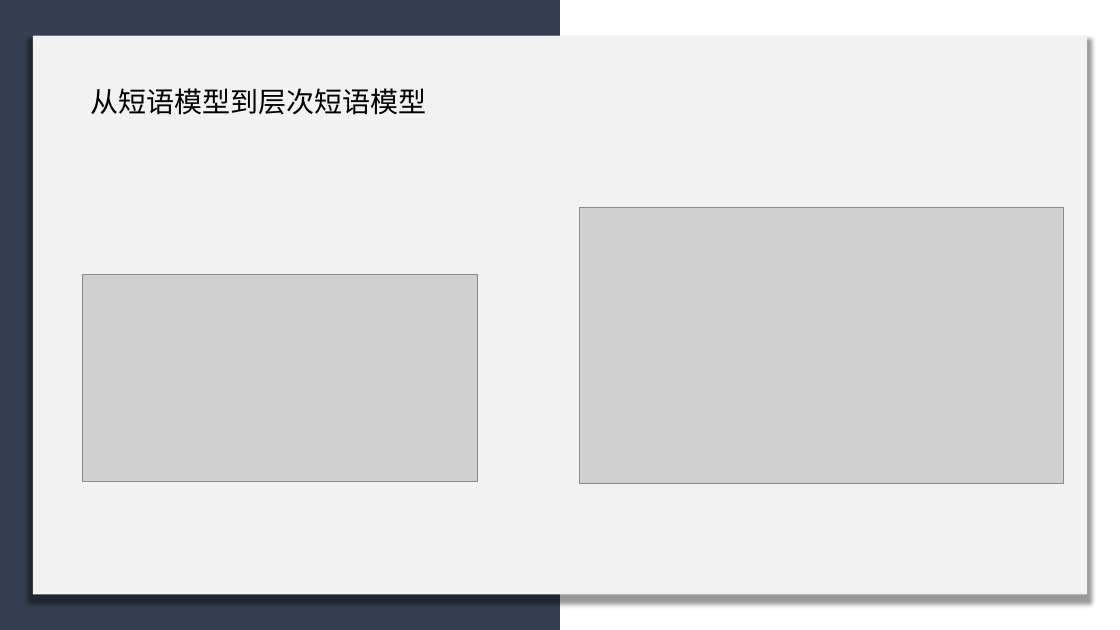
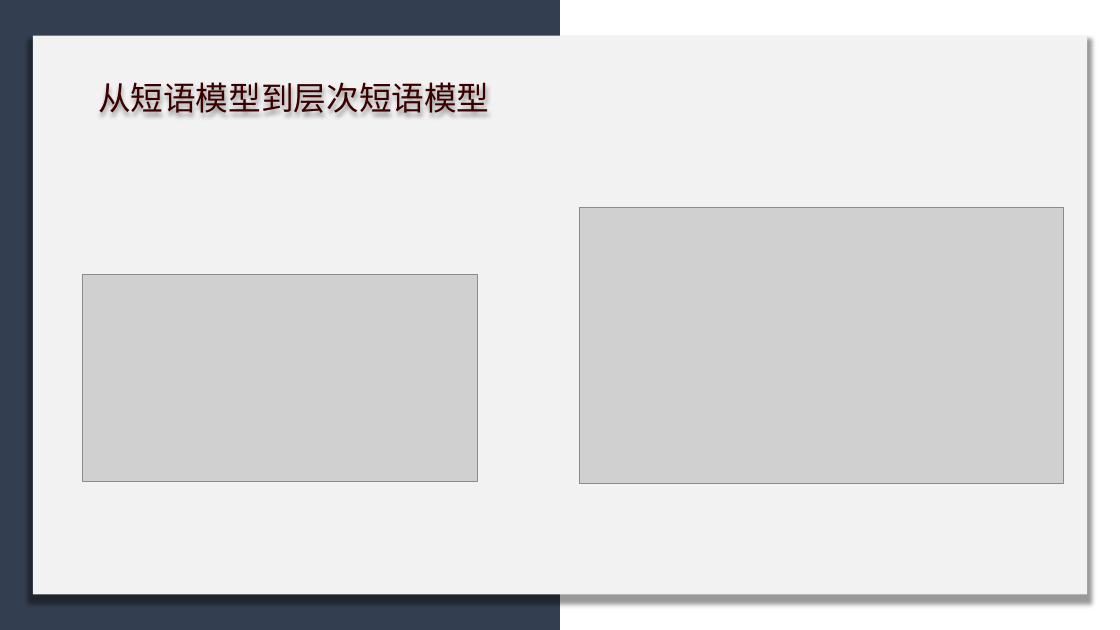
Before and after one commit to licheng0573/RosettaStone, a slide deck: slide 30 of 二组展示_10_24.pptx. Drawn at 1120x630 pixels with LibreOffice and Linux fonts; fonts in the diff are those of the drawing; grey boxes stand for pictures. Boxes give left, top, right and bottom in pixels: in the first picture for what was removed or moved away, otherwise in the second. Text is boxed around its words. In the diff, an @@ line names an element or a change of style, - is before the commit and + after.

```diff
--- a/二组展示_10_24.pptx
+++ b/二组展示_10_24.pptx
@@ text "从短语模型到层次短语模型": place and size @@
-text "从短语模型到层次短语模型" at [90,88,426,115]
+text "从短语模型到层次短语模型" at [98,82,489,113]
@@ text "从短语模型到层次短语模型" at [98,82,489,113]: size 24 to 28 pt, text colour #000000 to #3A0000 @@
```
Also in this commit, not shown: 6 other slides changed, 3 slides removed, 1 other file.
